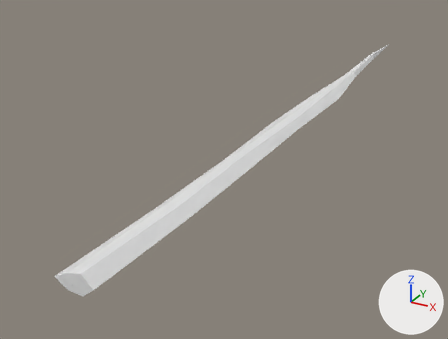
The glTF model godot/assets/waffen/modelle/degenklinge/t4_2.glb, before and after one commit.
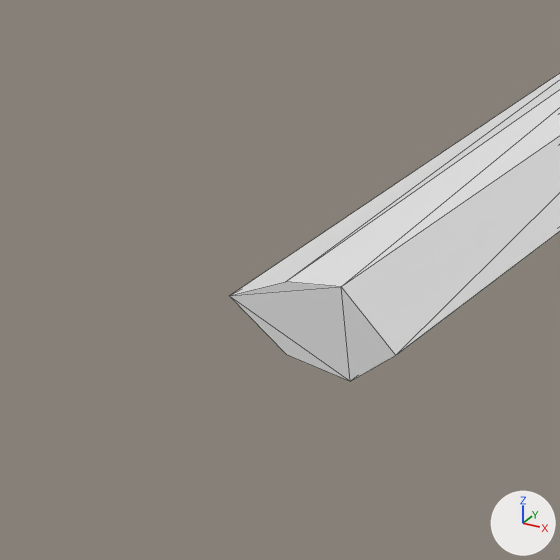
There are two pictures of each version: one whole from a 50 mm camera at (0.246, -0.141, 0.227) aimed at (-0.067, 0.428, -0.058), one close up on the part from 0% to 30% of the width and 61% to 100% of the height. The axes (+X, +Y, +Z) are drawn at lower right. The lights are the same throughout. The older version's two pictures come first. The close-ups show mesh edges as thin lines. Vertices at exactly the same position are counted once.

Names of what the first close-up shows: 'degenklinge_t4_2'.
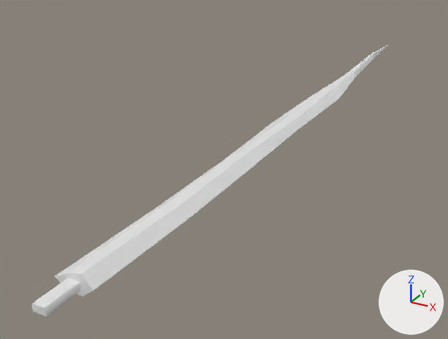
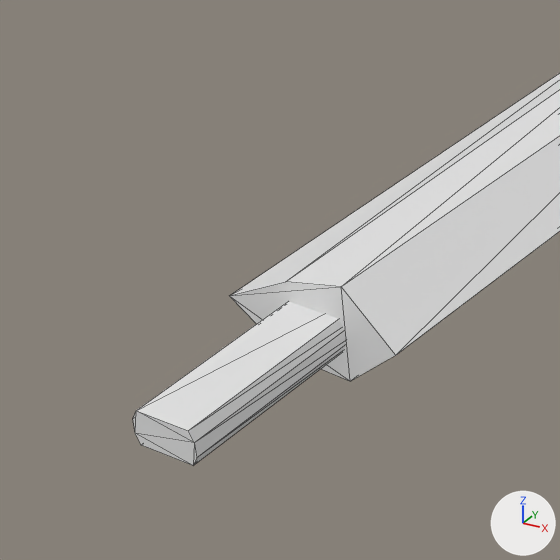
Diff of the bpy script that builds the scene:
```diff
--- a/godot/assets/waffen/modelle/degenklinge/t4_2.glb.py
+++ b/godot/assets/waffen/modelle/degenklinge/t4_2.glb.py
@@ me_degenklinge_t4_2 @@
 # used by ob_degenklinge_t4_2; location = (0.0, 0.0, 0.0)
-me_degenklinge_t4_2.from_pydata(...)  # 43 vertices, 82 faces; spans x -0.02..0.018, y 0.107..0.912, z -0.009..0.009
+me_degenklinge_t4_2.from_pydata(...)  # 59 vertices, 110 faces; spans x -0.02..0.018, y 0.075..0.912, z -0.009..0.009
+# me_degenklinge_t4_2 part 1: a new loose piece of 16 vertices spanning x -0.006..0.006, y 0.075..0.119, z -0.003..0.003, in mat_eis (white #e7e7e7)
 me_degenklinge_t4_2.materials.append(mat_eis)
```

Pixel boxes (x1, y1, x2, y2) of what changed, in the close-ups (560 x 560 px):
'degenklinge_t4_2', reshaped
    before: (230, 73, 560, 381)
    after: (133, 73, 560, 465)
part 1 of me_degenklinge_t4_2, added
    after: (133, 301, 346, 465)
